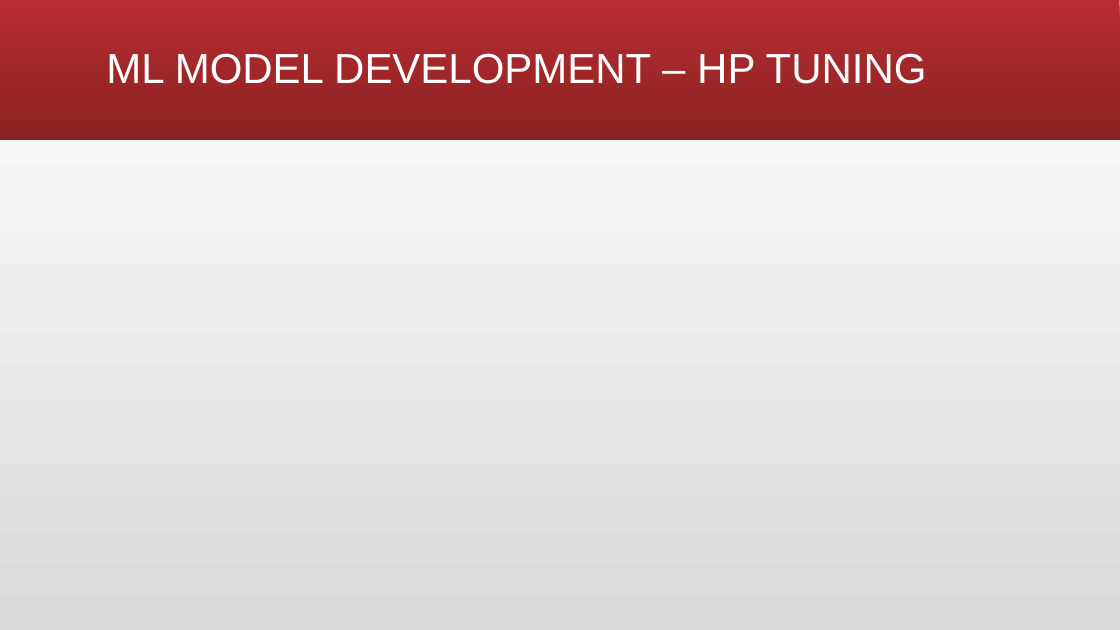
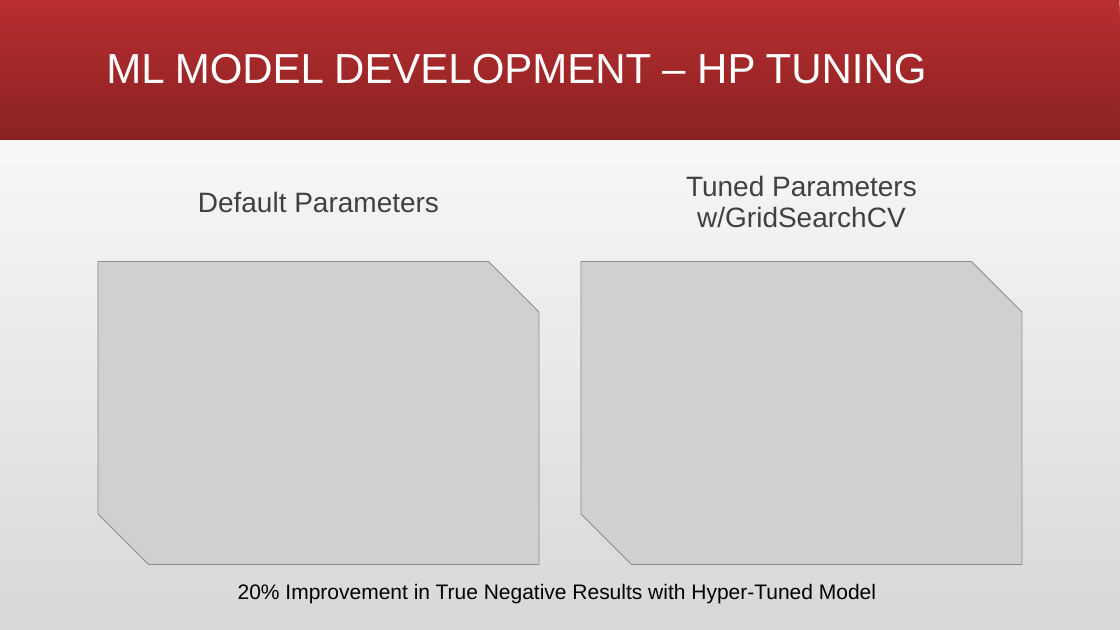
Before and after one commit to larawayn/Heart_Failure_Prediction, a slide deck: slide 10 of Heart Failure Detection.pptx (slide 9 before the commit). Drawn at 1120x630 pixels with LibreOffice and Linux fonts; fonts in the diff are those of the drawing; grey boxes stand for pictures. Boxes give left, top, right and bottom in pixels: in the first picture for what was removed or moved away, otherwise in the second. Text is boxed around its words. In the diff, an @@ line names an element or a change of style, - is before the commit and + after.

```diff
--- a/Heart Failure Detection.pptx
+++ b/Heart Failure Detection.pptx
@@ text added at (x1=686, y1=175, x2=917, y2=228), 24 pt, text #404040 @@
+Tuned Parameters w/GridSearchCV
@@ text added at (x1=198, y1=191, x2=439, y2=213), 24 pt, text #404040 @@
+Default Parameters
@@ picture added at (x1=98, y1=261, x2=539, y2=565) @@
@@ picture added at (x1=581, y1=261, x2=1023, y2=565) @@
@@ text added at (x1=238, y1=583, x2=876, y2=603), 18 pt, text #000000 @@
+20% Improvement in True Negative Results with Hyper-Tuned Model
```
Also in this commit, not shown: 3 other slides changed, 1 slide added.
